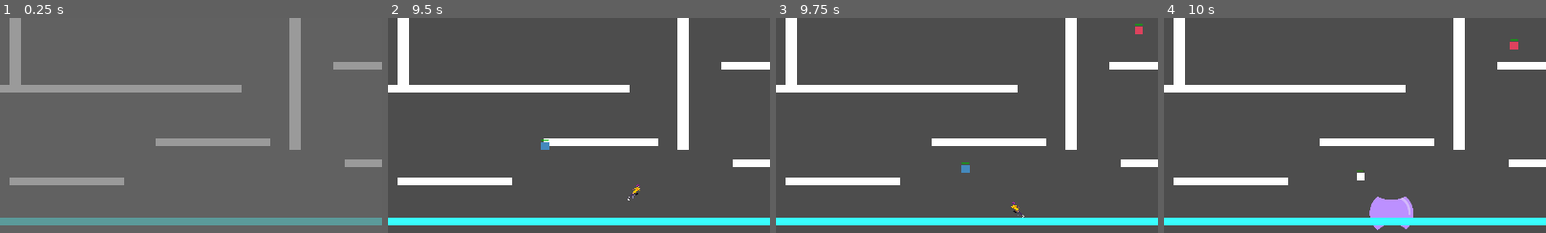
Above: before the commit, frames 1-4 (left to right).
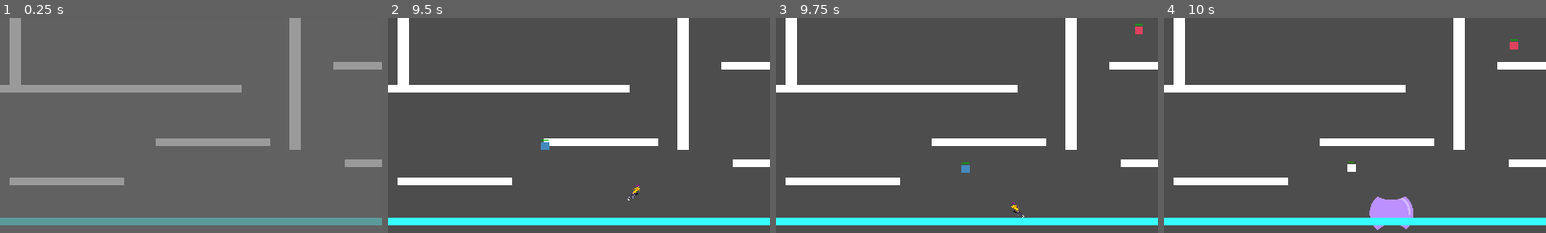
Above: after the commit, the same moments.

Repository: francoislg/broken-roguelike
Game: Godot game, scene res://Scene.tscn
The game is run twice, just before and just after one commit, with the same random seed, the same clock (stepped at 60 frames per second) and the same inputs.
Inputs:
- Up to frame 1 (0.25 s): no input
- Up to frame 2 (9.5 s): tap Enter at 0.5, 2, 3.5 s; hold Right (RIGHT) 0.53-2.03 s; tap Down (FALL) every 0.75 s from 0.6 to 8.85 s; tap Up (JUMP) at 0.77, 1.52, 3.02, 3.77, 4.52, 6.02, 6.77, 7.52, 9.02 s; tap Space at 1.25, 2.75, 4.25 s; hold A (LEFT) 2.03-2.78 s; hold Right (RIGHT) 2.78-4.28 s; hold A (LEFT) 4.28-5.03 s; hold Right (RIGHT) 5.03-5.78 s; hold A (LEFT) 5.78-7.28 s; hold Right (RIGHT) from 7.28 s (still down)
- Up to frame 3 (9.75 s): release Right (RIGHT) at 9.53 s; hold A (LEFT) from 9.53 s (still down); tap Down (FALL) at 9.6 s
- Up to frame 4 (10 s): keep holding A (LEFT); tap Up (JUMP) at 9.77 s
The pictures show only the part of the screen within x 16-66%, y 48-98%; the shares and areas given below are measured in that part.

Frames 1-3 are identical in both runs. In frame 4, 0.2% of the frame differs, in the area x 48-53%, y 66-76%.
Error in both runs: Invalid access of index '2' on a base object of type: 'PackedStringArray'. (res://Global/GlobalState.gd:150)

Commit message:
* More knockback on enemies so they don't stay in the hit zone after a hit
* Add small window of melee cooldown that ends before the visual end

Diff:
--- a/Character/PlayerMovement.gd
+++ b/Character/PlayerMovement.gd
@@ -19,6 +19,9 @@
 const JUMP_BUTTON_GRAVITY_MODIFIER = 0.50
 const ENEMY_HIT_KNOCKBACK_FORCE = 700
 const RECEIVE_DAMAGE_KNOCKBACK_FORCE = 1200
+# A small margin in which the cooldown bar is displayed, but the attack is not active
+# to ensure that the cooldown finishes a bit before the bar is full
+const ATTACK_COOLDOWN_SMALL_MARGIN = 0.1
 
 var gravity = 3000 #ProjectSettings.get_setting("physics/2d/default_gravity")
 
@@ -155,7 +158,7 @@
 	projectileTimer.wait_time = playerVariables.projectileCooldown
 
 func update_attackcooldown_bar():
-	var ratio = 1 - (attackCooldownTimer.time_left / attackCooldownTimer.wait_time)
+	var ratio = 1 - (attackCooldownTimer.time_left / attackCooldownTimer.wait_time + ATTACK_COOLDOWN_SMALL_MARGIN)
 	attackCooldownBar.value = ratio * 100
 
 func _on_attack_range_area_body_entered(hit):
@@ -182,7 +185,7 @@
 
 				canAttack = false
 				attackCooldownBar.show()
-				attackCooldownTimer.wait_time = playerVariables.meleeCooldown
+				attackCooldownTimer.wait_time = playerVariables.meleeCooldown - ATTACK_COOLDOWN_SMALL_MARGIN
 				attackCooldownTimer.start()
 
 				Shield.visible = true
--- a/Enemies/BaseEnemy.gd
+++ b/Enemies/BaseEnemy.gd
@@ -21,7 +21,7 @@
 var remainingRespawns: int = numberOfRespawns
 var initialPosition: Vector2
 var hp: float
-const HIT_KNOCKBACK_FORCE = 500
+const HIT_KNOCKBACK_FORCE = 800
 var collisionTimer = Timer.new()
 var respawnTimer = Timer.new()
 
